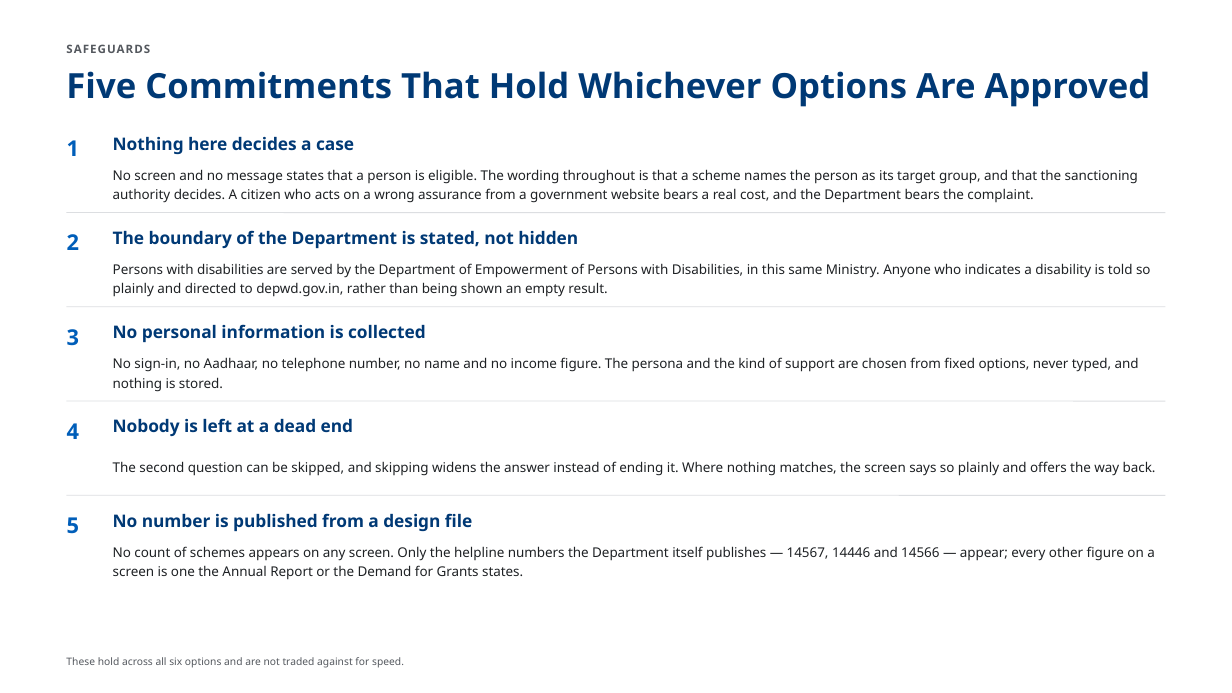
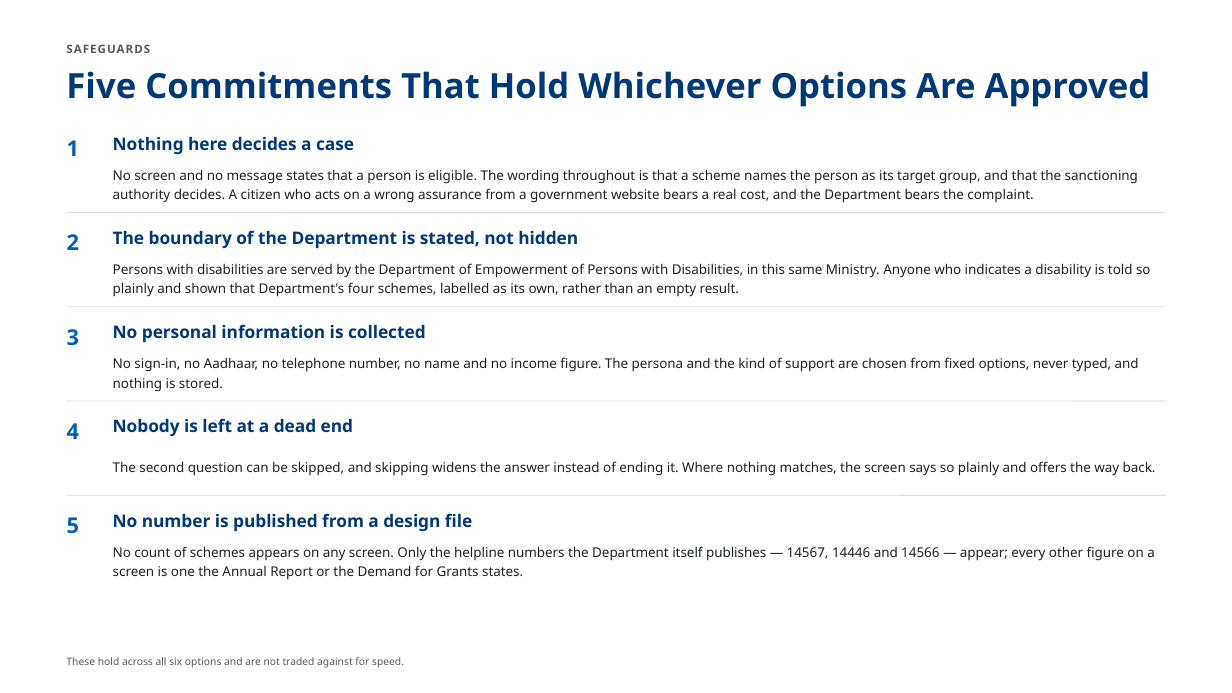
Before and after one commit to AkashShivanand/mosje, a slide deck: slide 12 of docs/plans/MoSJE-Service-Discovery-Options.pptx. Drawn at 1232x693 pixels with LibreOffice and Linux fonts; fonts in the diff are those of the drawing. Boxes give left, top, right and bottom in pixels: in the first picture for what was removed or moved away, otherwise in the second. Text is boxed around its words. In the diff, an @@ line names an element or a change of style, - is before the commit and + after.

```diff
--- a/docs/plans/MoSJE-Service-Discovery-Options.pptx
+++ b/docs/plans/MoSJE-Service-Discovery-Options.pptx
@@ text at (113,263,1151,297): text changed @@
-Persons with disabilities are served by the Department of Empowerment of Persons with Disabilities, in this same Ministry. Anyone who indicates a disability is told so plainly and directed to depwd.gov.in, rather than being shown an empty result.
+Persons with disabilities are served by the Department of Empowerment of Persons with Disabilities, in this same Ministry. Anyone who indicates a disability is told so plainly and shown that Department's four schemes, labelled as its own, rather than an empty result.
```
Also in this commit, not shown: 1 other slide changed, 35 other files.
